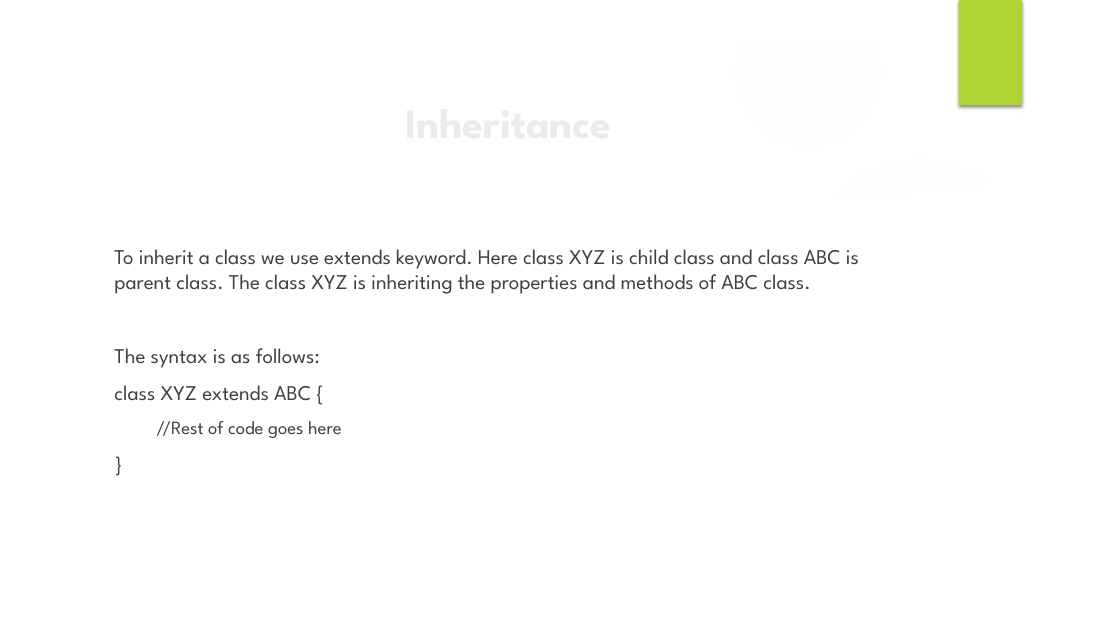
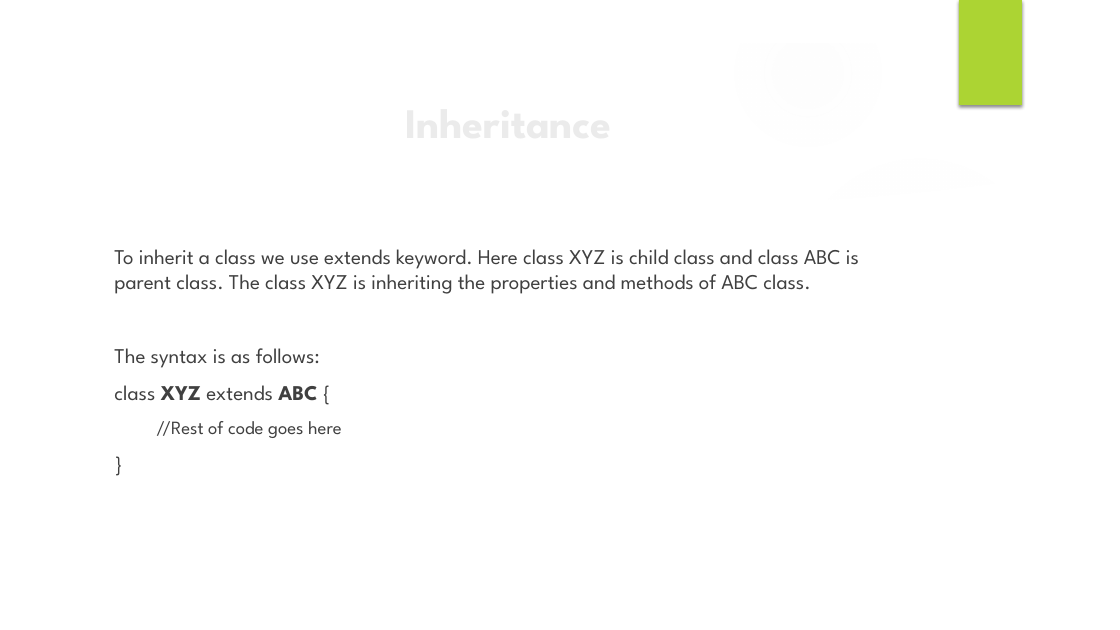
Before and after one commit to Brownlyn-Codelabs/ug-short-course, a slide deck: slide 31 of ANDROID SHORT COURSE/UG Short Course Mobile Development.pptx. Drawn at 1120x630 pixels with LibreOffice and Linux fonts; fonts in the diff are those of the drawing; background and template pictures are left out. Boxes give left, top, right and bottom in pixels: in the first picture for what was removed or moved away, otherwise in the second. Text is boxed around its words. In the diff, an @@ line names an element or a change of style, - is before the commit and + after.

```diff
--- a/ANDROID SHORT COURSE/UG Short Course Mobile Development.pptx
+++ b/ANDROID SHORT COURSE/UG Short Course Mobile Development.pptx
@@ text at bbox=[114, 385, 317, 401]: bold on in "XYZ ABC" @@
```
Also in this commit, not shown: 2 other files.
